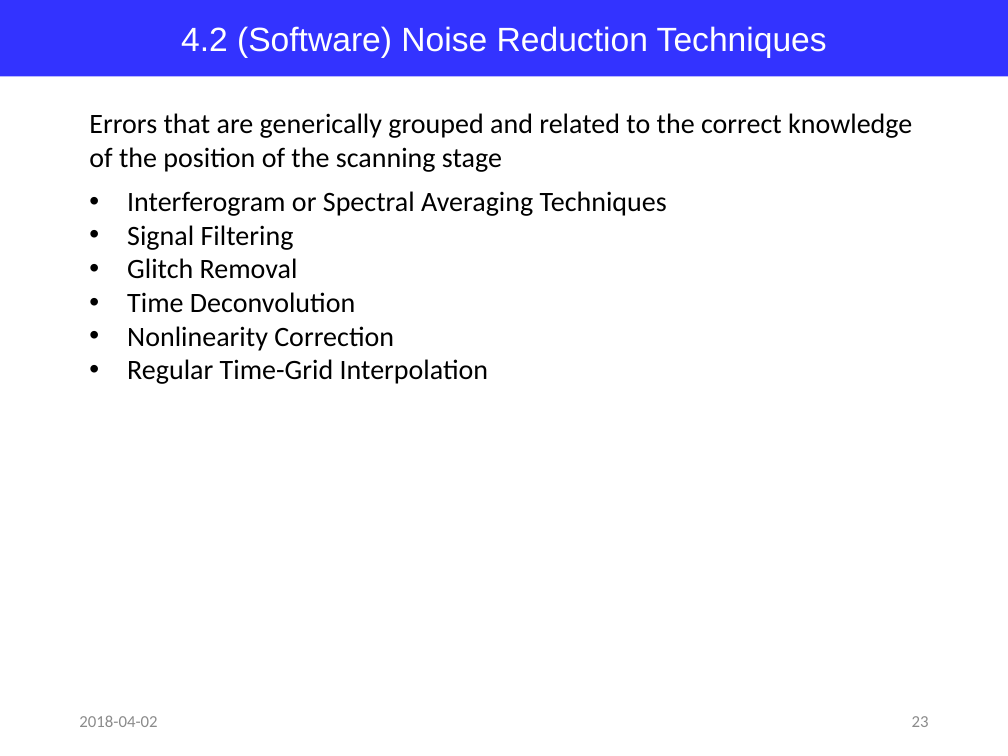
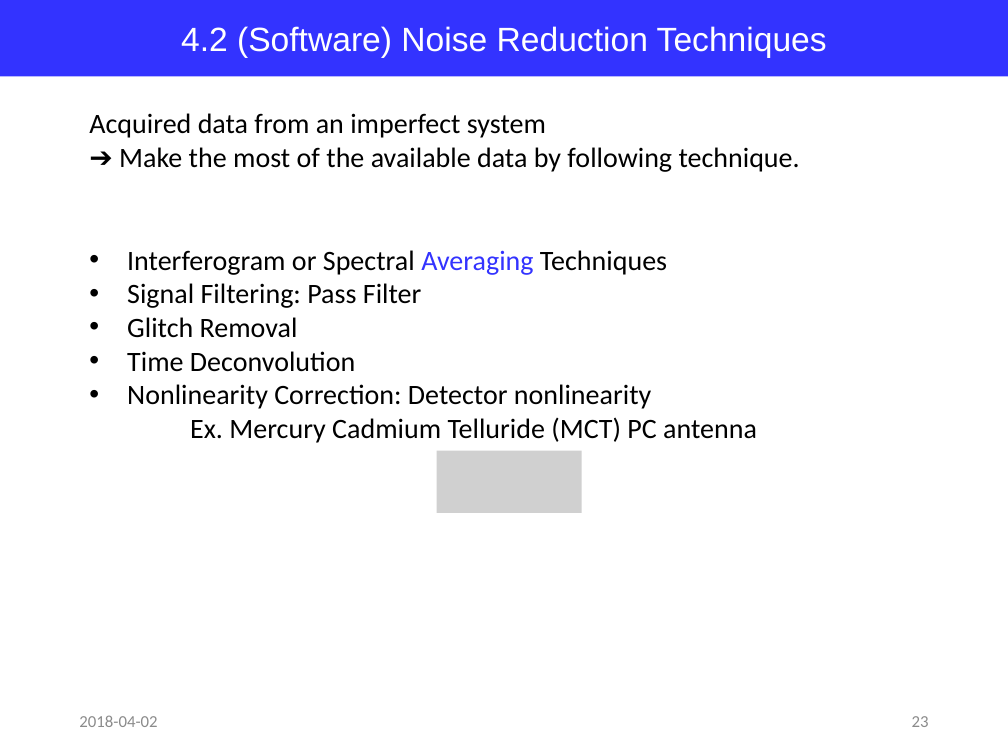
Before and after one commit to jglee96/NBTP_Lab, a slide deck: slide 23 of Terahertz Metrology/Ch5/Terahertz Metrology_Ch5.pptx. Drawn at 1008x756 pixels with LibreOffice and Linux fonts; fonts in the diff are those of the drawing; grey boxes stand for pictures. Boxes give left, top, right and bottom in pixels: in the first picture for what was removed or moved away, otherwise in the second. Text is boxed around its words. In the diff, an @@ line names an element or a change of style, - is before the commit and + after.

```diff
--- a/Terahertz Metrology/Ch5/Terahertz Metrology_Ch5.pptx
+++ b/Terahertz Metrology/Ch5/Terahertz Metrology_Ch5.pptx
@@ text at bbox=[89, 113, 800, 172]: text changed @@
-Errors that are generically grouped and related to the correct knowledge of the position of the scanning stage
+Acquired data from an imperfect system
+➔ Make the most of the available data by following technique.
@@ text "Interferogram or Spectral Averaging Techniques": place and size @@
-text "Interferogram or Spectral Averaging Techniques" at bbox=[127, 191, 667, 384]
+text "Interferogram or Spectral Averaging Techniques" at bbox=[127, 250, 757, 443]
@@ text at bbox=[127, 250, 667, 275]: text colour #000000 to #3333FF in "Averaging" @@
@@ text at bbox=[127, 283, 422, 308]: text changed @@
-• Signal Filtering
+• Signal Filtering: Pass Filter
@@ text at bbox=[127, 384, 757, 443]: text changed @@
-• Nonlinearity Correction
-• Regular Time-Grid Interpolation
+• Nonlinearity Correction: Detector nonlinearity
+Ex. Mercury Cadmium Telluride (MCT) PC antenna
@@ picture added at bbox=[436, 451, 582, 513] @@
```
Also in this commit, not shown: 5 other slides changed, 1 other file.
